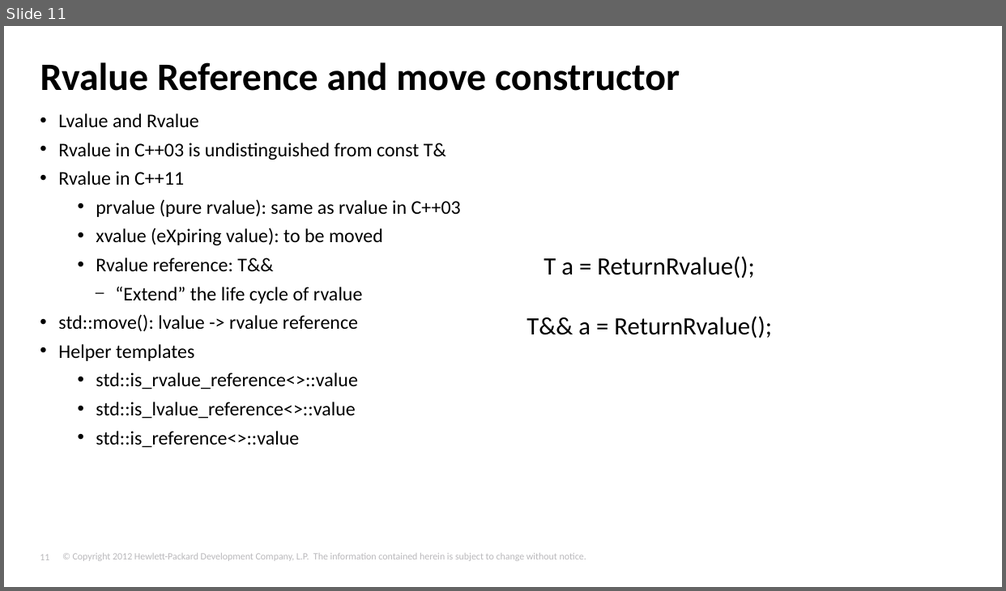
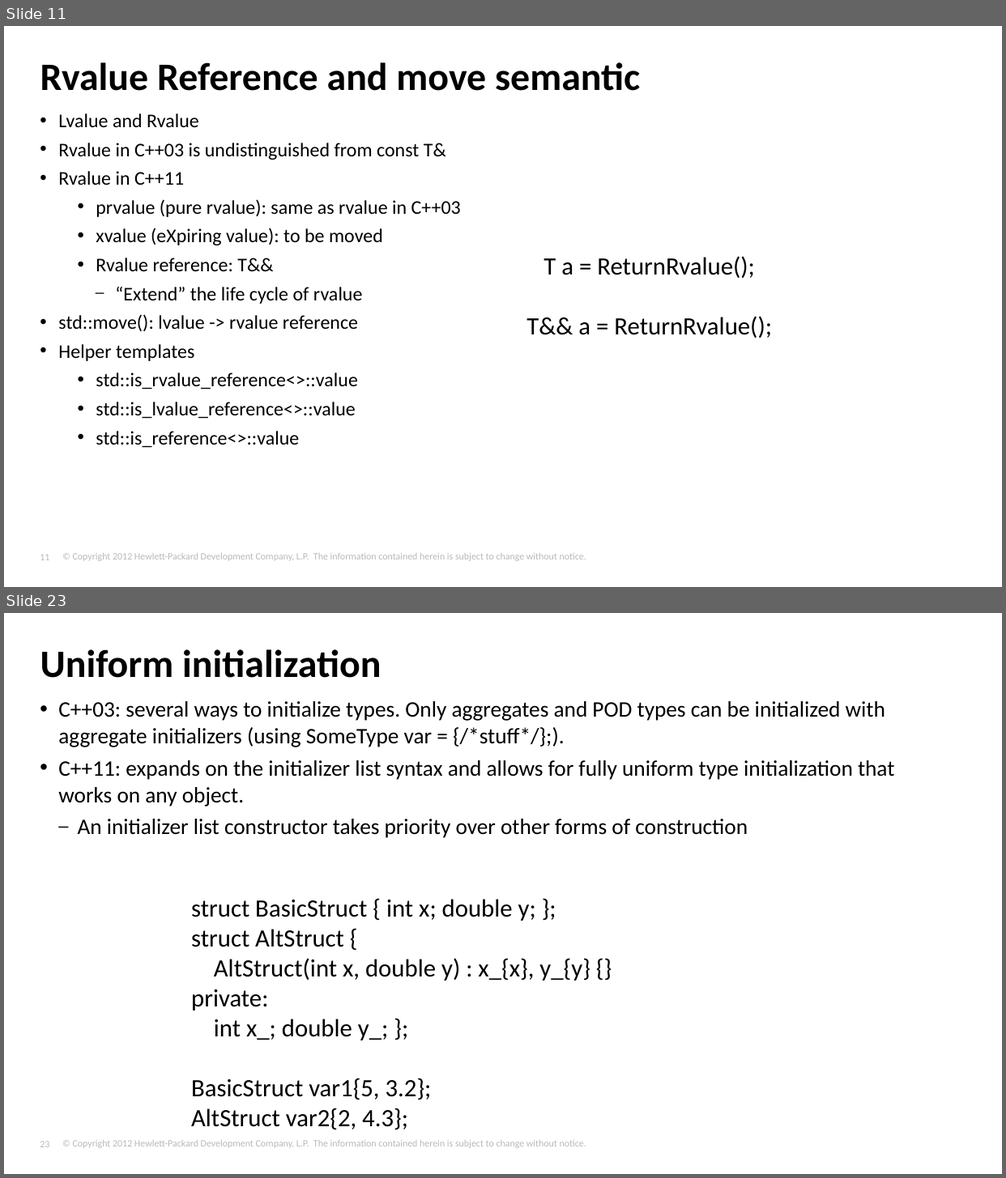
Before and after one commit to tjliupeng/CPP11, a slide deck: C++11.pptx. Shown one above the other, each under a label of ours: slide 11 before the commit, slides 11 and 23 after it; the slides between them are not shown. The pictures are 1006x591 and 1006x1178 pixels, drawn with LibreOffice and Linux fonts; fonts in the diff are those of the drawing; background and template pictures are left out. Boxes give left, top, right and bottom in pixels: in the first picture for what was removed or moved away, otherwise in the second. Text is boxed around its words. In the diff, an @@ line names an element or a change of style, - is before the commit and + after.

```diff
--- a/C++11.pptx
+++ b/C++11.pptx
@@ slide 23 added at box(4, 613, 1002, 1174), background #FFFFFF; not listed: 2 template elements that a slide beside it also shows @@
@@ title added at box(40, 649, 381, 678), 28 pt, text #000000, bold @@
+Uniform initialization
@@ text added at box(58, 701, 894, 838), 16 pt, text #000000 @@
+• C++03: several ways to initialize types. Only aggregates and POD types can be initialized with aggregate initializers (using SomeType var = {/*stuff*/};).
+• C++11: expands on the initializer list syntax and allows for fully uniform type initialization that works on any object.
+  – An initializer list constructor takes priority over other forms of construction
@@ text added at box(191, 899, 590, 1131), 18 pt, text #000000 @@
+struct BasicStruct { int x; double y; };
+struct AltStruct {
+AltStruct(int x, double y) : x_{x}, y_{y} {}
+private:
+int x_; double y_; };
+BasicStruct var1{5, 3.2};
+AltStruct var2{2, 4.3};
@@ slide 11 changed as well @@
@@ title at box(40, 62, 640, 91): text changed @@
-Rvalue Reference and move constructor
+Rvalue Reference and move semantic
```
Also in this commit, not shown: 6 other slides changed, 45 other slides added, 15 slides removed, 1 other file.
